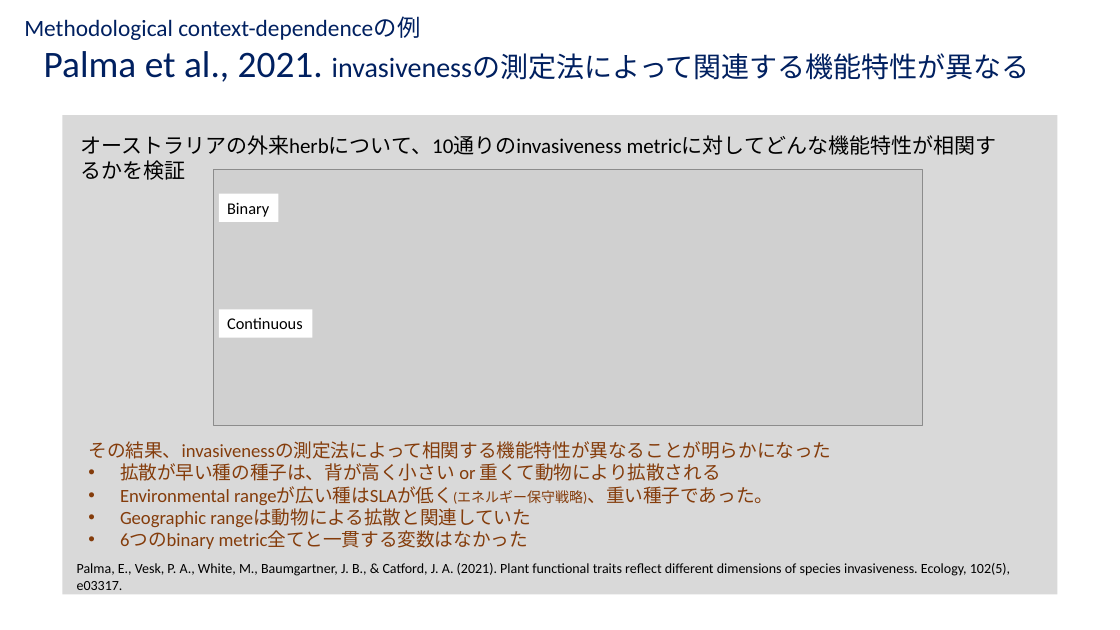
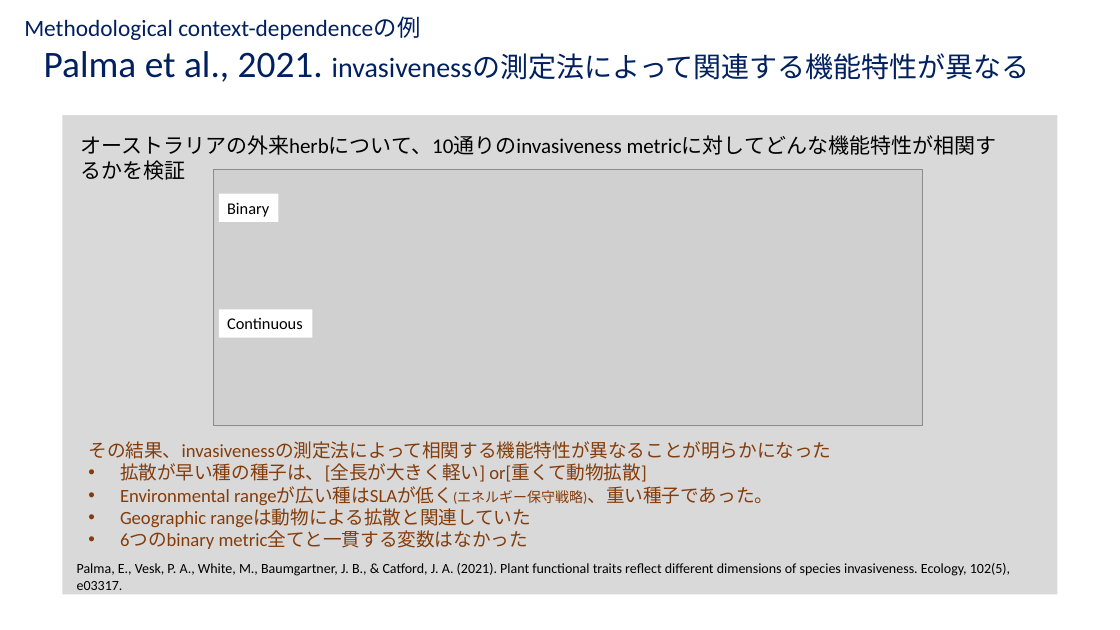
Before and after one commit to anchor200/Ronbun_yomi, a slide deck: slide 17 of data/Images/Catford_etal_2021/Catford_etal_2021_01.pptx. Drawn at 1120x630 pixels with LibreOffice and Linux fonts; fonts in the diff are those of the drawing; grey boxes stand for pictures. Boxes give left, top, right and bottom in pixels: in the first picture for what was removed or moved away, otherwise in the second. Text is boxed around its words. In the diff, an @@ line names an element or a change of style, - is before the commit and + after.

```diff
--- a/data/Images/Catford_etal_2021/Catford_etal_2021_01.pptx
+++ b/data/Images/Catford_etal_2021/Catford_etal_2021_01.pptx
@@ text at (120, 463, 647, 482): text changed @@
-• 拡散が早い種の種子は、背が高く小さい or 重くて動物により拡散される
+• 拡散が早い種の種子は、[全長が大きく軽い] or[重くて動物拡散]
```
Also in this commit, not shown: 2 other files.
